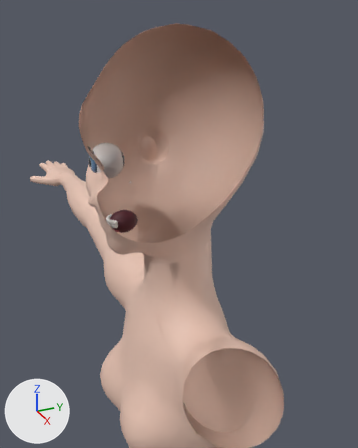
A saved change to the glTF model characters/feyre/model/feyre.glb.
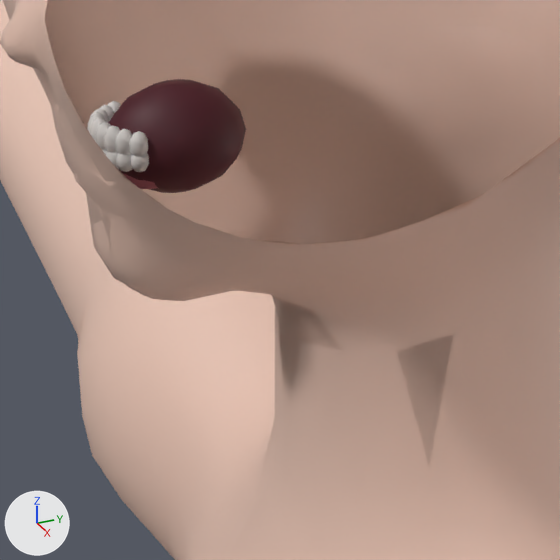
The first picture shows the older version from a 50 mm lens placed at (0.5012, -0.2118, 1.6787), pointed at (0.0284, 0.001, 1.4423). The close-ups show the older and then the newer version on the part from 25% to 56% of the width and 43% to 69% of the height of that picture. Only the edits that show in the close-ups are written down. Arrows for +X, +Y and +Z are at lower left; the lights stay in place. Everything nearer to the camera than a plane just in front of the edit is cut away. Vertices at exactly the same position are counted once.

Objects in the first close-up: 'Body', 'Body_LOD1', 'Mouth'.
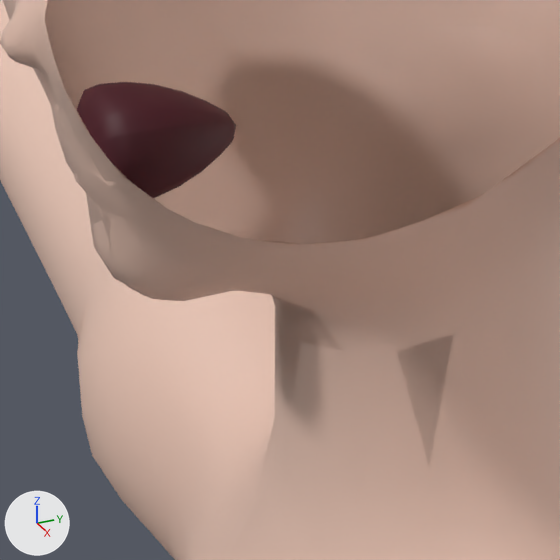
Boxes [x1, y1, x2, y2] around the edits, measured in the close-ups (560 x 560 px; the box of a moved part takes in the faces that stretch with it):
'Mouth', reshaped: before [87, 79, 246, 193]; after [77, 82, 236, 198]
part 1 of me_mouth, moved or reshaped (not visible afterwards): before [108, 101, 121, 113]
part 2 of me_mouth, moved or reshaped (not visible afterwards): before [100, 105, 115, 121]
part 3 of me_mouth, moved or reshaped (not visible afterwards): before [93, 108, 109, 123]
part 4 of me_mouth, moved or reshaped (not visible afterwards): before [88, 111, 106, 123]
part 5 of me_mouth, moved or reshaped (not visible afterwards): before [87, 114, 103, 133]
part 6 of me_mouth, moved or reshaped (not visible afterwards): before [90, 117, 105, 142]
part 7 of me_mouth, moved or reshaped (not visible afterwards): before [95, 122, 111, 150]
part 8 of me_mouth, moved or reshaped (not visible afterwards): before [104, 125, 120, 152]
part 9 of me_mouth, moved or reshaped (not visible afterwards): before [115, 128, 132, 155]
part 10 of me_mouth, moved or reshaped (not visible afterwards): before [130, 131, 149, 156]
part 11 of me_mouth, moved or reshaped (not visible afterwards): before [123, 173, 158, 189]
part 12 of me_mouth, moved or reshaped (not visible afterwards): before [105, 152, 119, 169]
part 13 of me_mouth, moved or reshaped (not visible afterwards): before [116, 153, 132, 172]
part 14 of me_mouth, moved or reshaped (not visible afterwards): before [130, 153, 149, 172]
part 15 of me_mouth, rebuilt (16% wider): before [109, 79, 246, 193]; after [77, 82, 236, 198]

The edits, one by one:
me_mouth is used by ob_mouth; location (0.0, 0.0, 0.0).
me_mouth had 856 vertices, 1596 faces and spanned x -0.0128..0.0128, y -0.0767..-0.0397, z 1.4315..1.458.
me_mouth now has 1020 vertices, 1910 faces and spans x -0.0147..0.0147, y -0.0786..-0.0411, z 1.433..1.4585.
me_mouth part 1: the loose piece of 34 vertices spanning x -0.0112..-0.0077, y -0.07..-0.0656, z 1.4449..1.452 is moved by (0.0, 0.0013, 0.0).
me_mouth part 2: the loose piece of 34 vertices spanning x -0.0091..-0.0056, y -0.0726..-0.0683, z 1.4449..1.4524 is moved by (0.0, 0.002, 0.0).
me_mouth part 3: the loose piece of 34 vertices spanning x -0.007..-0.0035, y -0.0747..-0.0703, z 1.4449..1.4527 is moved by (0.0, 0.0025, 0.0).
me_mouth part 4: the loose piece of 34 vertices spanning x -0.0049..-0.0014, y -0.076..-0.0716, z 1.4449..1.453 is moved by (0.0, 0.0028, 0.0).
me_mouth part 5: the loose piece of 34 vertices spanning x -0.0028..0.0007, y -0.0767..-0.0723, z 1.4449..1.4533 is moved by (0.0, 0.003, 0.0).
me_mouth part 6: the loose piece of 34 vertices spanning x -0.0007..0.0028, y -0.0767..-0.0723, z 1.4449..1.4533 is moved by (0.0, 0.003, 0.0).
me_mouth part 7: the loose piece of 34 vertices spanning x 0.0014..0.0049, y -0.076..-0.0716, z 1.4449..1.453 is moved by (0.0, 0.0028, 0.0).
me_mouth part 8: the loose piece of 34 vertices spanning x 0.0035..0.007, y -0.0747..-0.0703, z 1.4449..1.4527 is moved by (0.0, 0.0025, 0.0).
me_mouth part 9: the loose piece of 34 vertices spanning x 0.0056..0.0091, y -0.0726..-0.0683, z 1.4449..1.4524 is moved by (0.0, 0.002, 0.0).
me_mouth part 10: the loose piece of 34 vertices spanning x 0.0077..0.0112, y -0.07..-0.0656, z 1.4449..1.452 is moved by (0.0, 0.0013, 0.0).
me_mouth part 11: the loose piece of 69 vertices spanning x -0.0092..0.0092, y -0.0729..-0.0477, z 1.4337..1.4425 is scaled about its middle by (0.972, 0.917, 0.85), then moved by (0.0, -0.0004, 0.0017).
me_mouth part 12: the loose piece of 34 vertices spanning x 0.0035..0.007, y -0.0747..-0.0703, z 1.4412..1.4478 is moved by (0.0, 0.0025, 0.0).
me_mouth part 13: the loose piece of 34 vertices spanning x 0.0056..0.0091, y -0.0726..-0.0683, z 1.4415..1.4478 is moved by (0.0, 0.002, 0.0).
me_mouth part 14: the loose piece of 34 vertices spanning x 0.0077..0.0112, y -0.07..-0.0656, z 1.4417..1.4478 is moved by (0.0, 0.0013, 0.0).
me_mouth part 15: the loose piece of 107 vertices spanning x -0.0128..0.0128, y -0.0725..-0.0397, z 1.4315..1.458 is rebuilt with 271 vertices and now spans x -0.0147..0.0147, y -0.0786..-0.0411, z 1.433..1.4585.
Other edits to the shape of me_mouth do not show in these pictures.
